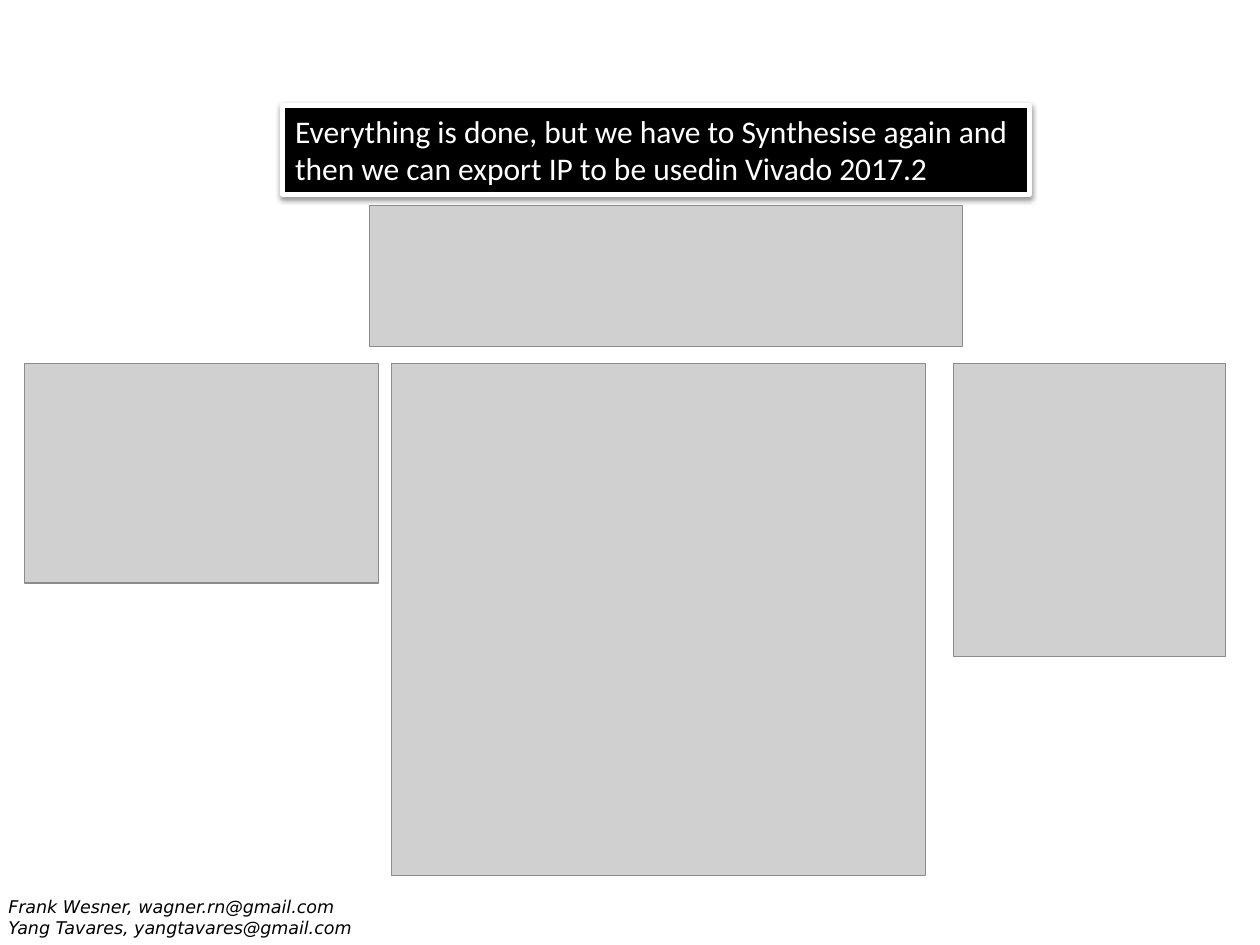
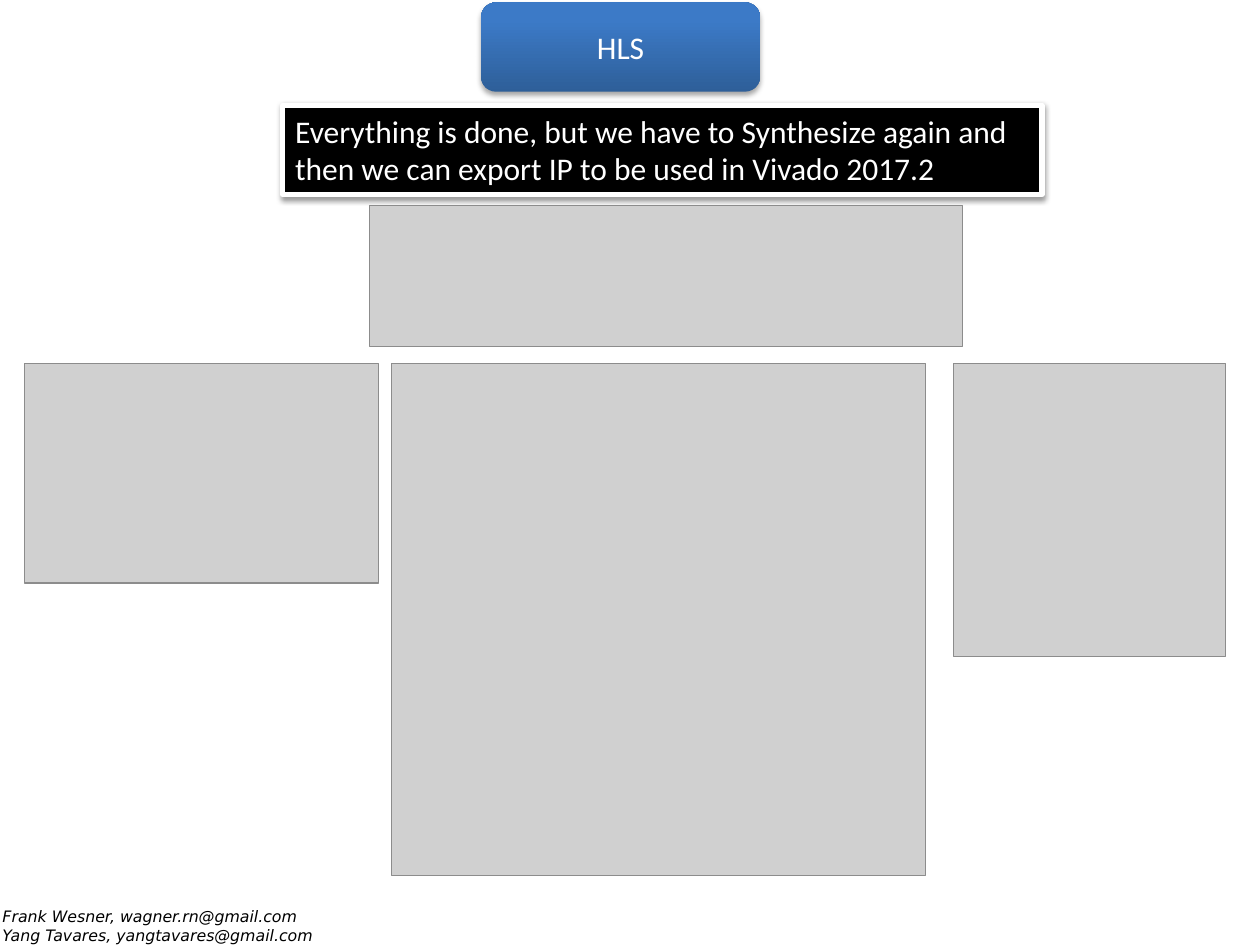
Before and after one commit to wagnerrn/pynq-primenumber, a slide deck: slide 16 of misc/primenumber.pptx (slide 15 before the commit). Drawn at 1260x945 pixels with LibreOffice and Linux fonts; fonts in the diff are those of the drawing; grey boxes stand for pictures; background and template pictures are left out. Boxes give left, top, right and bottom in pixels: in the first picture for what was removed or moved away, otherwise in the second. Text is boxed around its words. In the diff, an @@ line names an element or a change of style, - is before the commit and + after.

```diff
--- a/misc/primenumber.pptx
+++ b/misc/primenumber.pptx
@@ rounded rectangle added at (481,3,760,92), fill gradient #2F5F99 to #3D7CC7 to #3A7CCB, 18 pt, text #FFFFFF @@
+HLS
@@ rectangle "Everything is done, but we ...": place and size @@
-rectangle "Everything is done, but we ..." at (282,106,1029,195)
+rectangle "Everything is done, but we ..." at (282,106,1042,195)
@@ text in rectangle at (295,121,1006,185): text changed @@
-Everything is done, but we have to Synthesise again and
-then we can export IP to be usedin Vivado 2017.2
+Everything is done, but we have to Synthesize again and
+then we can export IP to be used in Vivado 2017.2
@@ text "Frank Wesner, wagner.rn@gmail.com": place and size @@
-text "Frank Wesner, wagner.rn@gmail.com" at (8,899,351,938)
+text "Frank Wesner, wagner.rn@gmail.com" at (2,910,312,944)
@@ text "Frank Wesner, wagner.rn@gmail.com" at (2,910,312,944): size 10 to 9 pt @@
```
Also in this commit, not shown: 32 other slides changed, 2 slides added, 1 slide removed, 1 other file.
